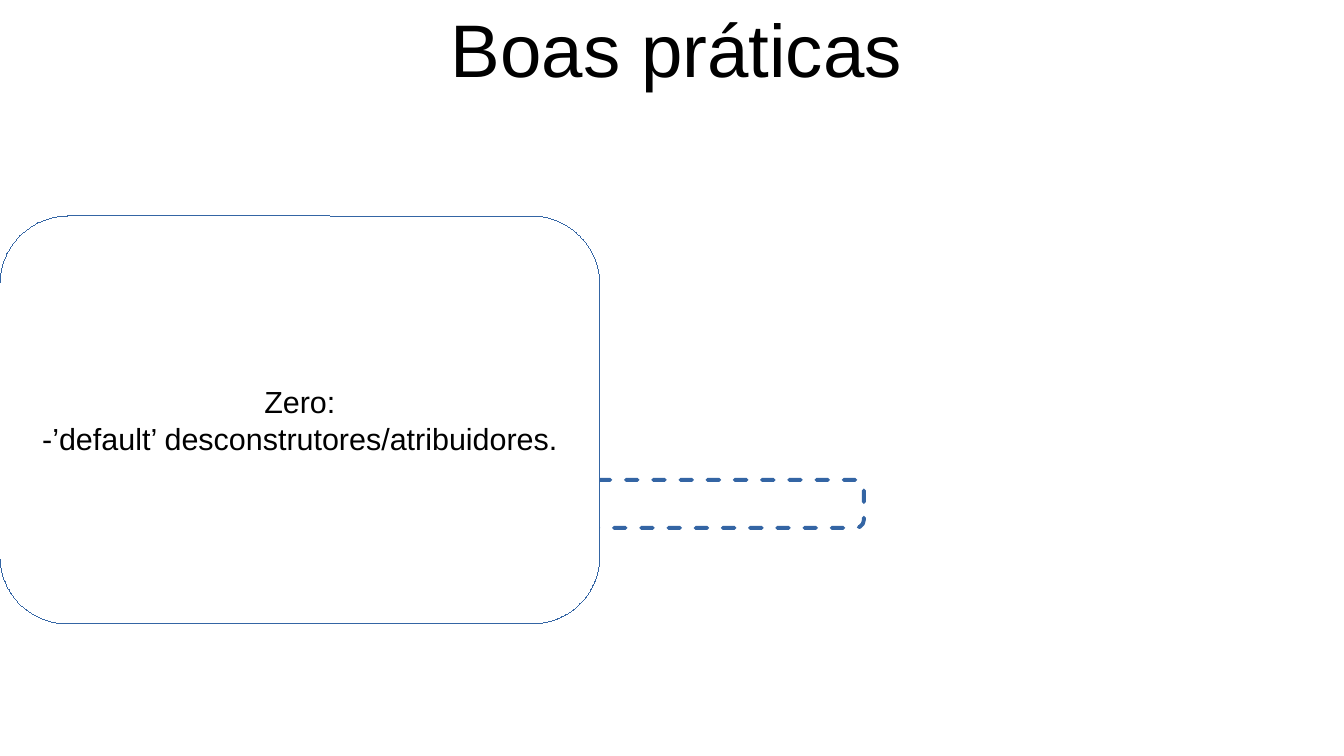
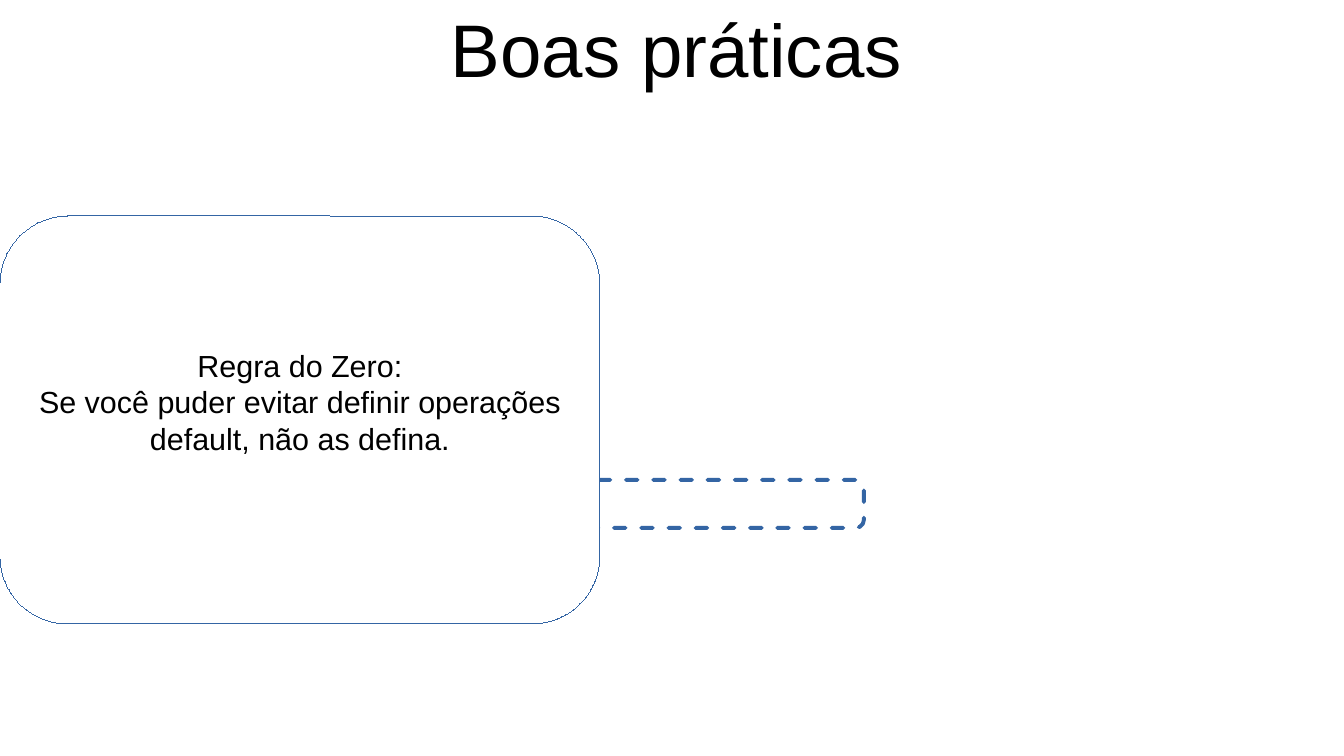
Before and after one commit to FerrazArthur/cpp-concepts-exposure, a slide deck: slide 71 of Apresentacao.odp (slide 60 before the commit). Drawn at 1344x756 pixels with LibreOffice and Linux fonts; fonts in the diff are those of the drawing; background and template pictures are left out. Boxes give left, top, right and bottom in pixels: in the first picture for what was removed or moved away, otherwise in the second. Text is boxed around its words. In the diff, an @@ line names an element or a change of style, - is before the commit and + after.

```diff
--- a/Apresentacao.odp
+++ b/Apresentacao.odp
@@ text in rounded rectangle at [39,355,560,454]: text changed @@
-Zero:
--’default’ desconstrutores/atribuidores.
+Regra do Zero:
+Se você puder evitar definir operações default, não as defina.
```
Also in this commit, not shown: 7 other slides changed, 8 slides added, 5 other files.
